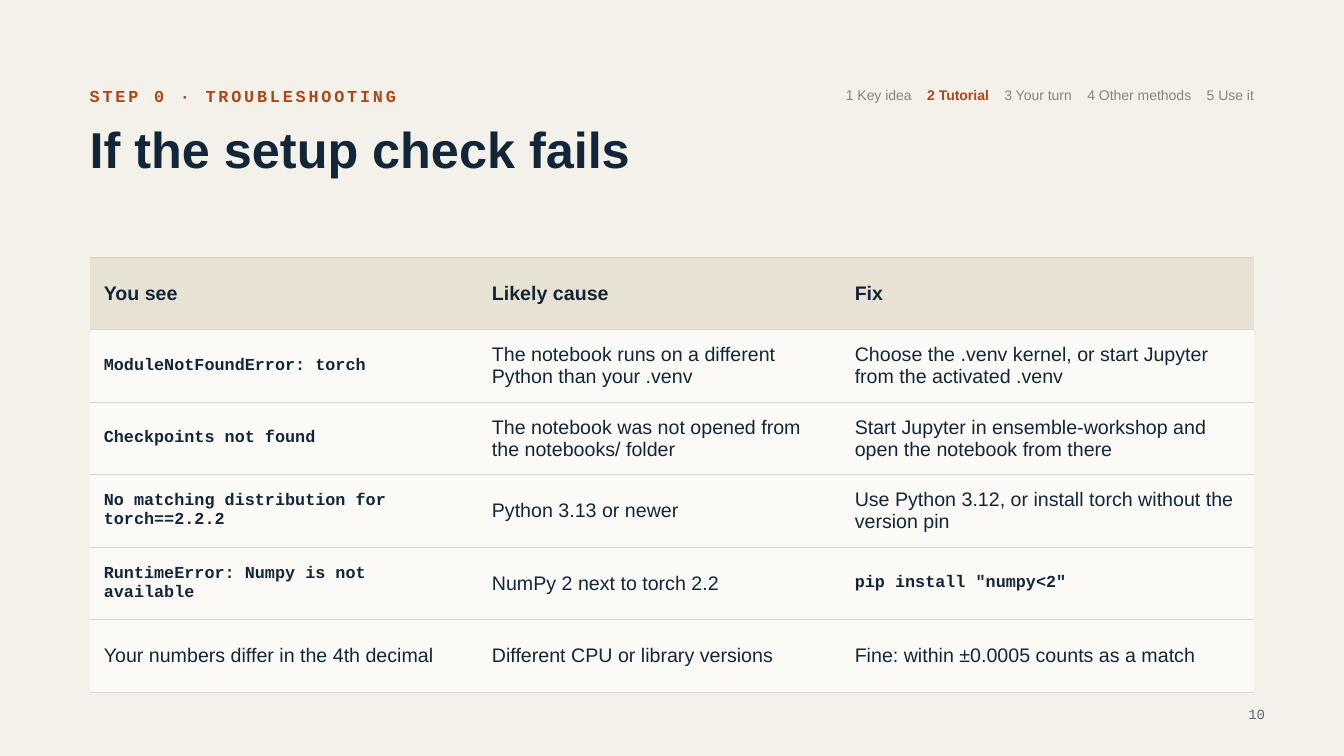
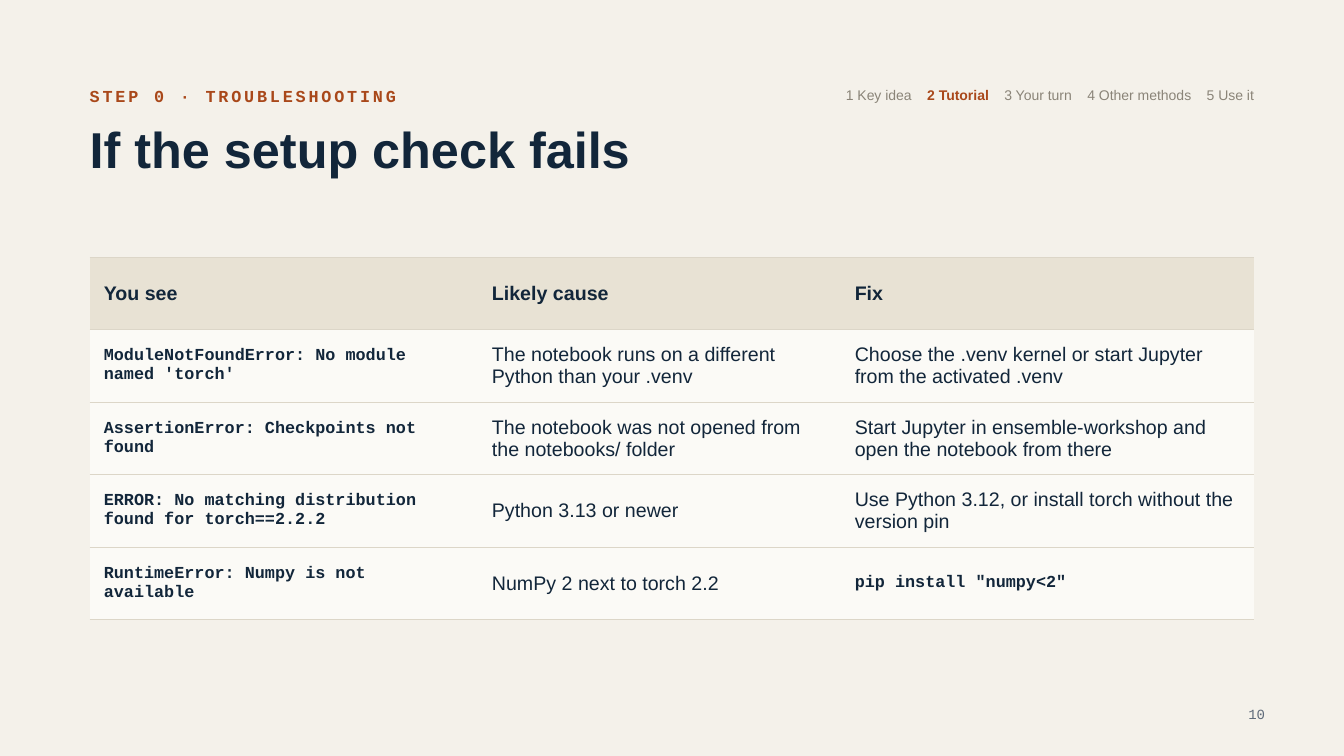
Before and after one commit to damianlapenavidal/ensemble-workshop, a slide deck: slide 10 of slides/ensemble-workshop.pptx. Drawn at 1344x756 pixels with LibreOffice and Linux fonts; fonts in the diff are those of the drawing. Boxes give left, top, right and bottom in pixels: in the first picture for what was removed or moved away, otherwise in the second. Text is boxed around its words. In the diff, an @@ line names an element or a change of style, - is before the commit and + after.

```diff
--- a/slides/ensemble-workshop.pptx
+++ b/slides/ensemble-workshop.pptx
@@ table at [90,257,1254,620] @@
-row 2, column 1: ModuleNotFoundError: torch
+row 2, column 1: ModuleNotFoundError: No module named 'torch'
-row 2, column 3: Choose the .venv kernel, or start Jupyter from the activated .venv
+row 2, column 3: Choose the .venv kernel or start Jupyter from the activated .venv
-row 3, column 1: Checkpoints not found
+row 3, column 1: AssertionError: Checkpoints not found
-row 4, column 1: No matching distribution for torch==2.2.2
+row 4, column 1: ERROR: No matching distribution found for torch==2.2.2
-row 6: Your numbers differ in the 4th decimal | Different CPU or library versions | Fine: within ±0.0005 counts as a match
```
Also in this commit, not shown: 16 other slides changed, 1 slide removed, 3 other files.
